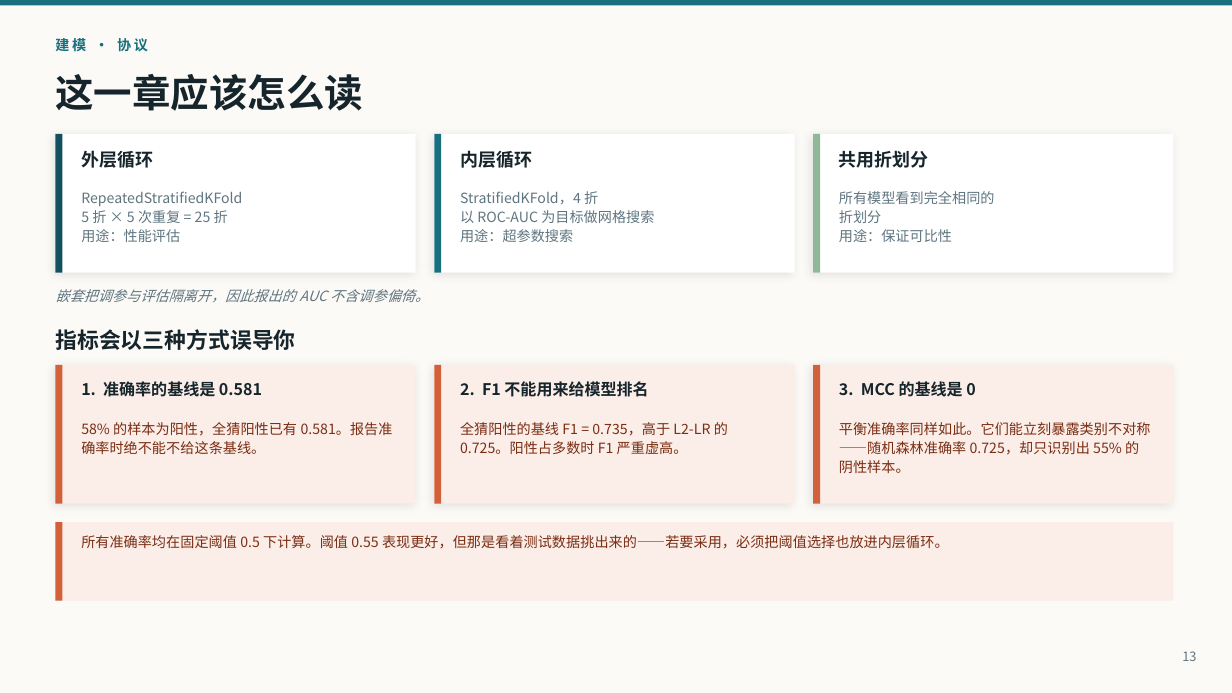
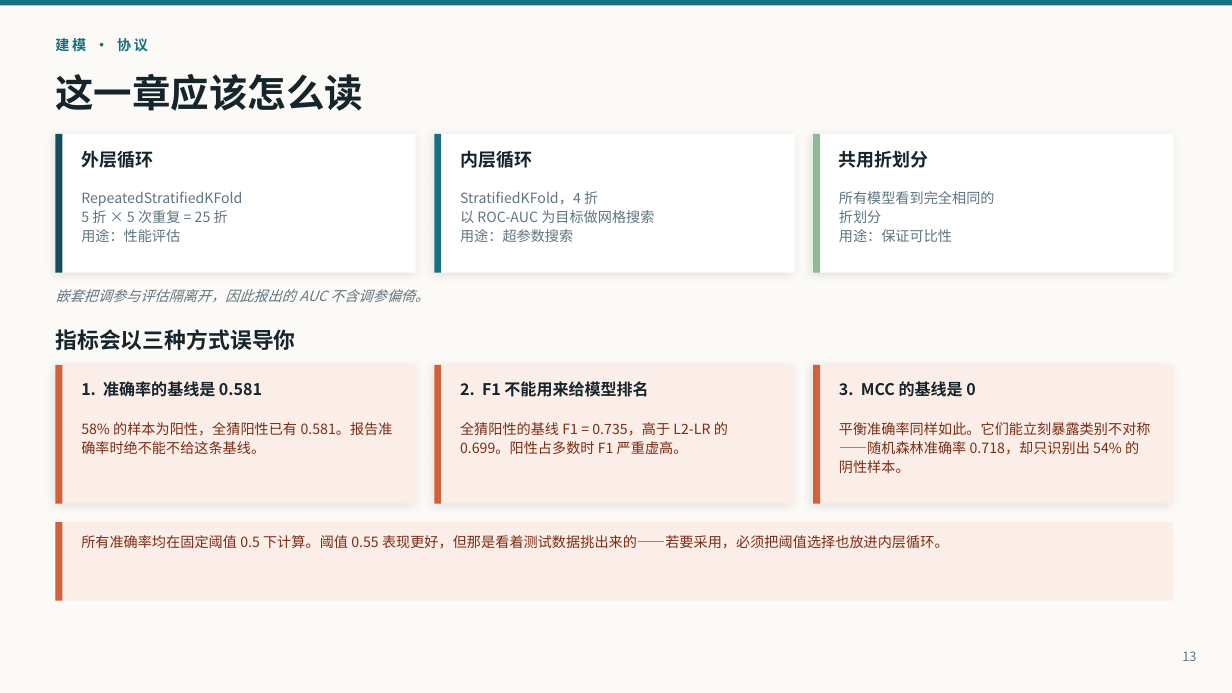
Before and after one commit to pengsihua2023/Christina-machine-learning-project, a slide deck: slide 13 of slides/Influenza_Microbiome_ML_Overview_ZH.pptx. Drawn at 1232x693 pixels with LibreOffice and Linux fonts; fonts in the diff are those of the drawing. Boxes give left, top, right and bottom in pixels: in the first picture for what was removed or moved away, otherwise in the second. Text is boxed around its words. In the diff, an @@ line names an element or a change of style, - is before the commit and + after.

```diff
--- a/slides/Influenza_Microbiome_ML_Overview_ZH.pptx
+++ b/slides/Influenza_Microbiome_ML_Overview_ZH.pptx
@@ text at <box>460,422,728,454</box>: text changed @@
-全猜阳性的基线 F1 = 0.735，高于 L2-LR 的 0.725。阳性占多数时 F1 严重虚高。
+全猜阳性的基线 F1 = 0.735，高于 L2-LR 的 0.699。阳性占多数时 F1 严重虚高。
@@ text at <box>839,422,1151,473</box>: text changed @@
-平衡准确率同样如此。它们能立刻暴露类别不对称——随机森林准确率 0.725，却只识别出 55% 的阴性样本。
+平衡准确率同样如此。它们能立刻暴露类别不对称——随机森林准确率 0.718，却只识别出 54% 的阴性样本。
```
Also in this commit, not shown: 6 other slides changed, 25 other files.
